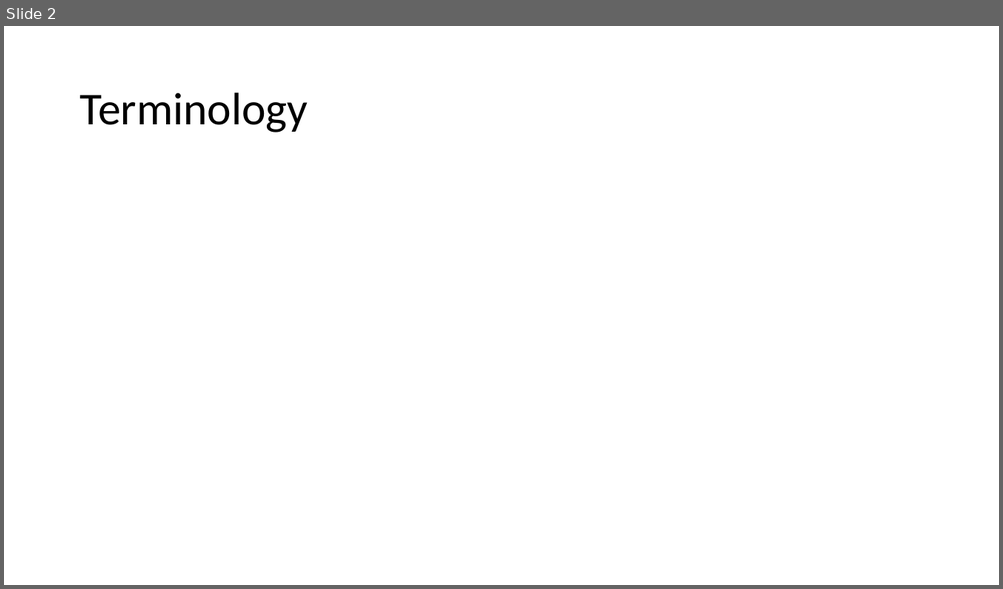
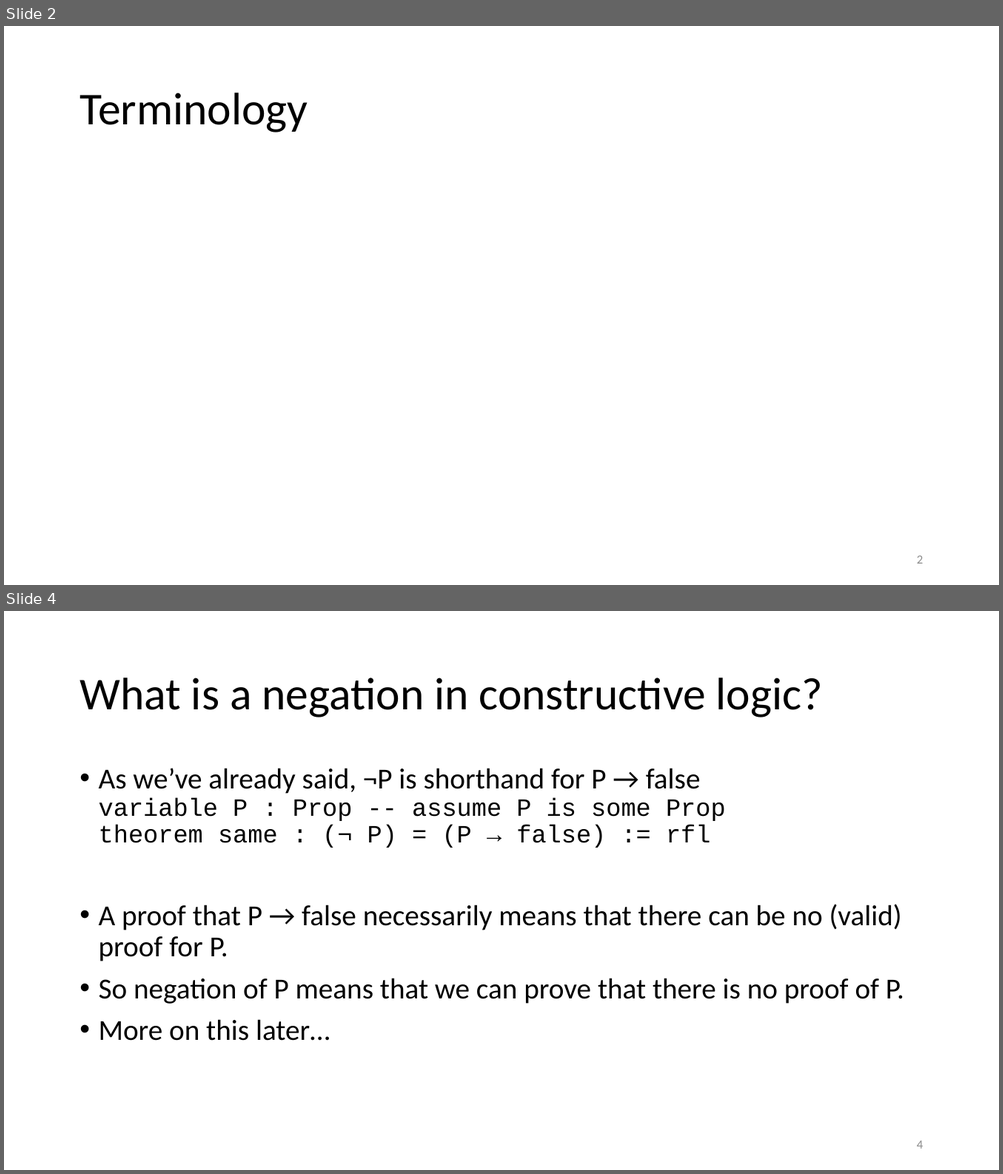
Before and after one commit to kevinsullivan/cs-dm, a slide deck: 06_Negation/Negation.pptx. Shown one above the other, each under a label of ours: slide 2 before the commit, slides 2 and 4 after it; the slides between them are not shown. The pictures are 1003x589 and 1003x1174 pixels, drawn with LibreOffice and Linux fonts; fonts in the diff are those of the drawing; grey boxes stand for pictures. Boxes give left, top, right and bottom in pixels: in the first picture for what was removed or moved away, otherwise in the second. Text is boxed around its words. In the diff, an @@ line names an element or a change of style, - is before the commit and + after.

```diff
--- a/06_Negation/Negation.pptx
+++ b/06_Negation/Negation.pptx
@@ slide 4 added at (4, 611, 999, 1170), background #FFFFFF @@
@@ title added at (79, 678, 822, 718), 44 pt, text #000000 @@
+What is a negation in constructive logic?
@@ text added at (99, 768, 904, 1041), 28 pt, text #000000 @@
+• As we’ve already said, ¬P is shorthand for P → false
+  variable P : Prop -- assume P is some Prop
+  theorem same : (¬ P) = (P → false) := rfl
+• A proof that P → false necessarily means that there can be no (valid) proof for P.
+• So negation of P means that we can prove that there is no proof of P.
+• More on this later…
@@ page number added at (916, 1141, 922, 1149), 12 pt, text #8C8C8C @@
+4
@@ slide 2 changed as well @@
@@ page number added at (916, 556, 922, 564), 12 pt, text #8C8C8C @@
+2
```
Also in this commit, not shown: 10 other slides changed, 17 other slides added, 1 other file.
